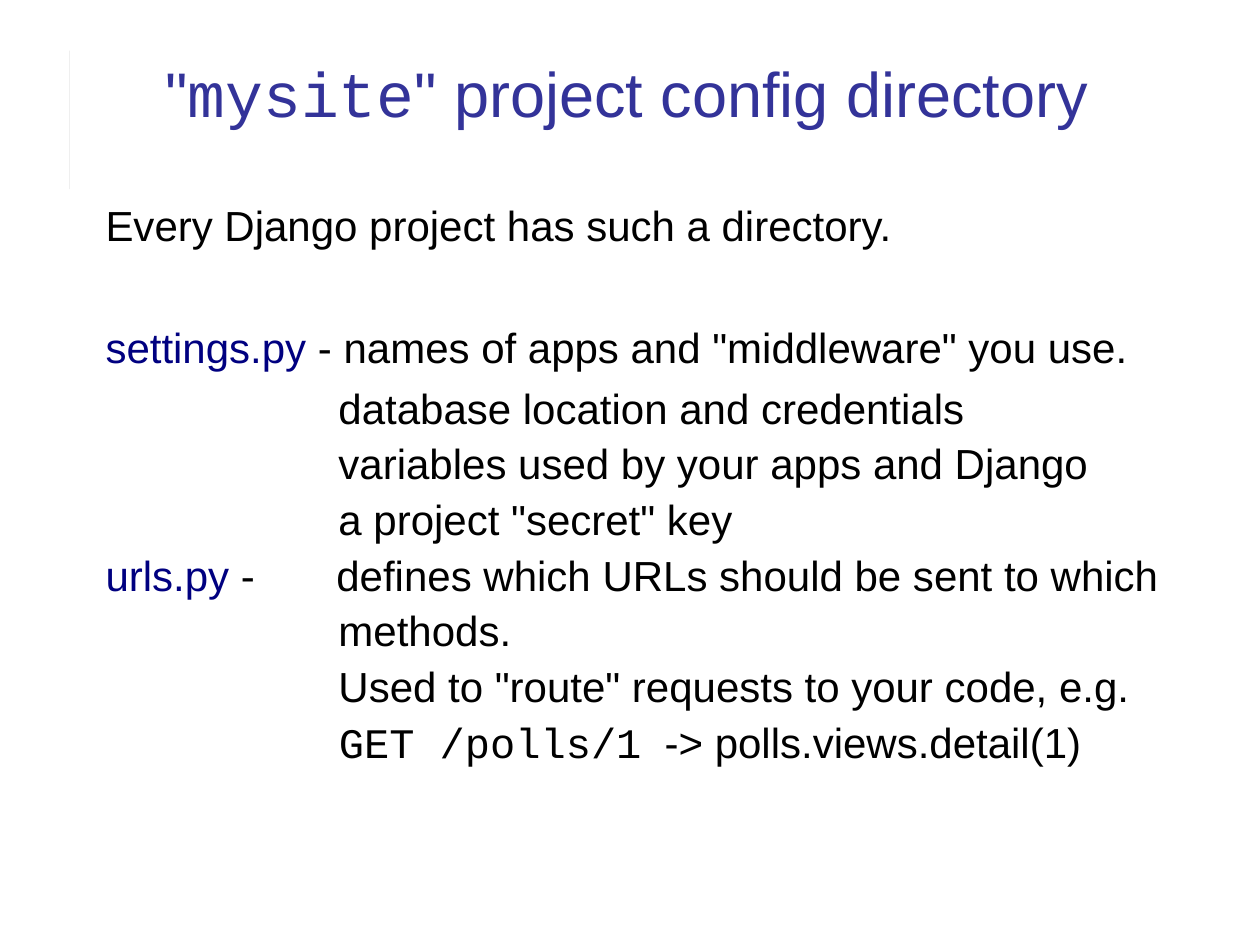
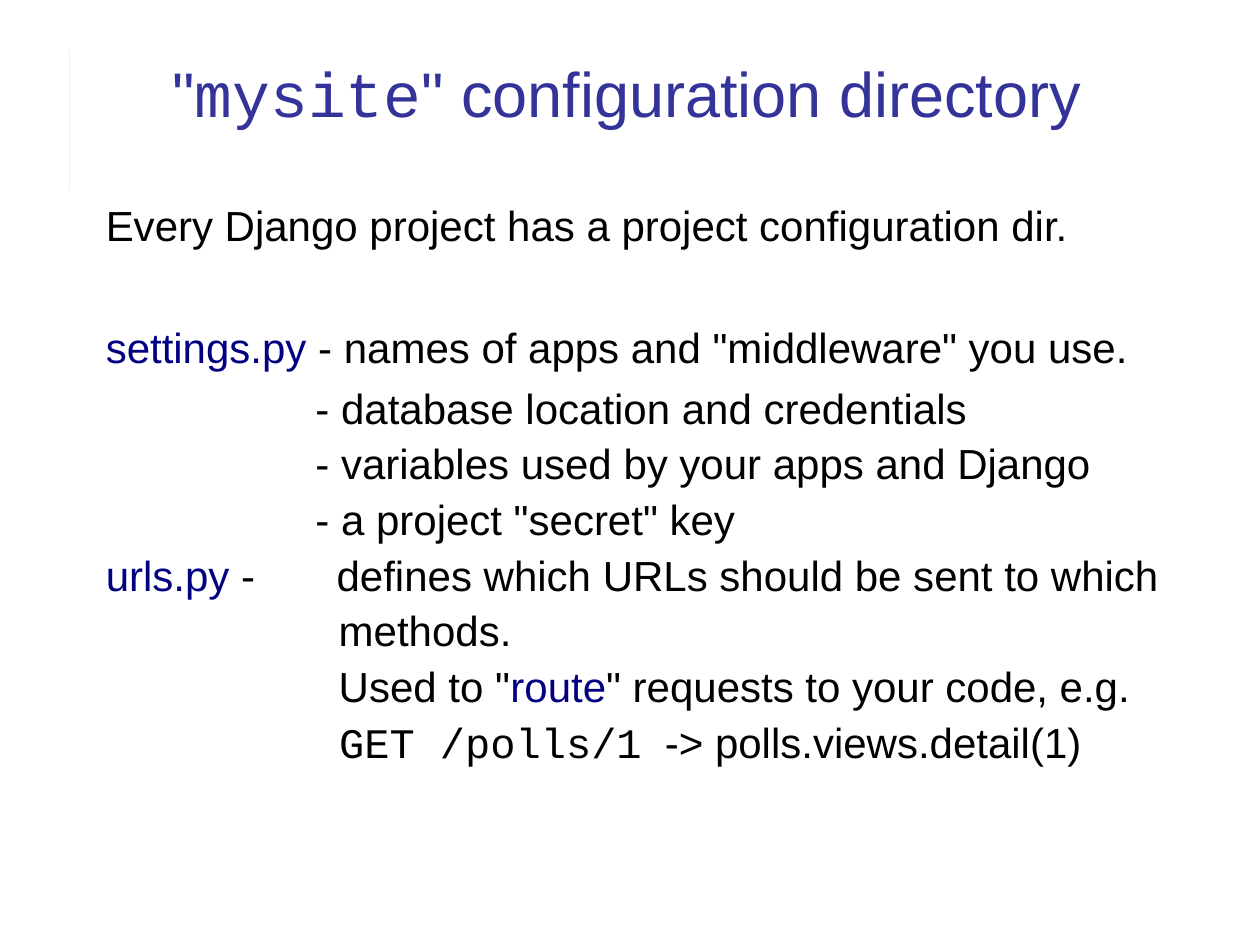
Before and after one commit to cpske/ISP, a slide deck: slide 7 of django/Intro-to-Django.ppt. Drawn at 1260x945 pixels with LibreOffice and Linux fonts; fonts in the diff are those of the drawing. Boxes give left, top, right and bottom in pixels: in the first picture for what was removed or moved away, otherwise in the second. Text is boxed around its words. In the diff, an @@ line names an element or a change of style, - is before the commit and + after.

Commit message:
Add intro to Django

```diff
--- a/django/Intro-to-Django.ppt
+++ b/django/Intro-to-Django.ppt
@@ title at (172,71,1080,129): text changed @@
-"mysite" project config directory
+"mysite" configuration directory
@@ text at (106,210,1067,249): text changed @@
-Every Django project has such a directory.
+Every Django project has a project configuration dir.
@@ text at (341,393,1090,543): text changed @@
-database location and credentials
-variables used by your apps and Django
-a project "secret" key
+- database location and credentials
+- variables used by your apps and Django
+- a project "secret" key
@@ text at (339,671,1130,711): text colour #000000 to #000080 in ""route"" @@
```
Also in this commit, not shown: 18 other slides changed, 6 slides added, 2 other files.
